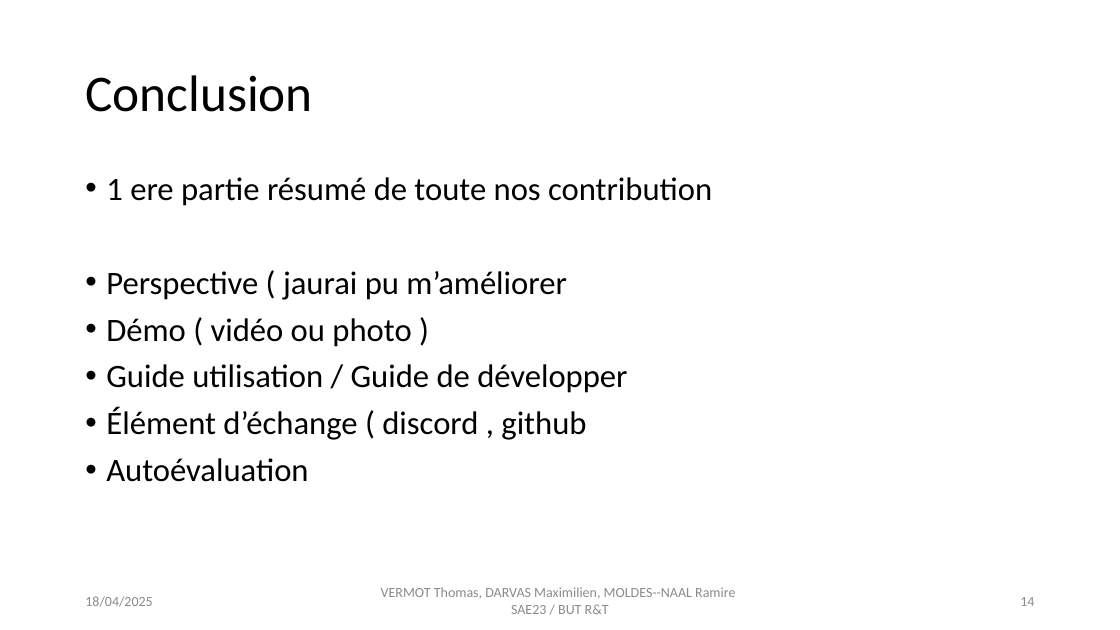
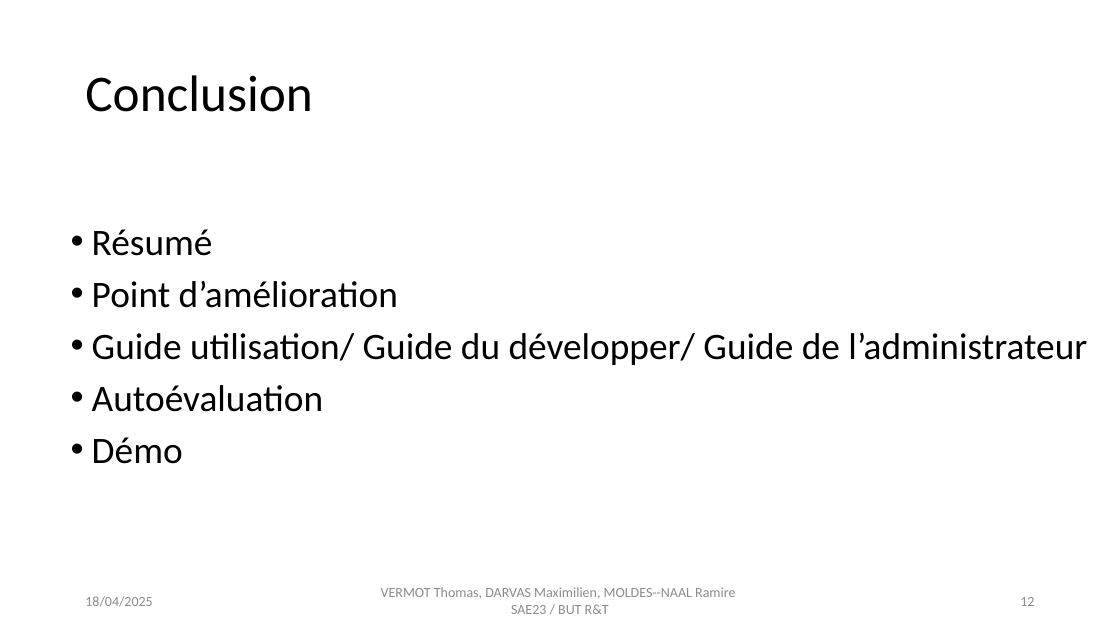
Before and after one commit to smaugue/SAE2.3, a slide deck: slide 12 of Présenation 2.3.pptx (slide 14 before the commit). Drawn at 1120x630 pixels with LibreOffice and Linux fonts; fonts in the diff are those of the drawing. Boxes give left, top, right and bottom in pixels: in the first picture for what was removed or moved away, otherwise in the second. Text is boxed around its words. In the diff, an @@ line names an element or a change of style, - is before the commit and + after.

```diff
--- a/Présenation 2.3.pptx
+++ b/Présenation 2.3.pptx
@@ text "Résumé": place and size @@
-text "Résumé" at [106,177,712,482]
+text "Résumé" at [92,229,1087,464]
@@ text at [92,229,1087,365]: text changed; size 28 to 32 pt @@
-• 1 ere partie résumé de toute nos contribution
-• Perspective ( jaurai pu m’améliorer
-• Démo ( vidéo ou photo )
-• Guide utilisation / Guide de développer
-• Élément d’échange ( discord , github
+• Résumé
+• Point d’amélioration
+• Guide utilisation/ Guide du développer/ Guide de l’administrateur
@@ text at [92,385,323,412]: size 28 to 32 pt in "Autoévaluation" @@
@@ text at [92,437,183,464]: paragraph added @@
+• Démo
@@ page number at [1020,597,1034,606]: text changed @@
-14
+12
```
Also in this commit, not shown: 4 other slides changed, 2 slides removed.
